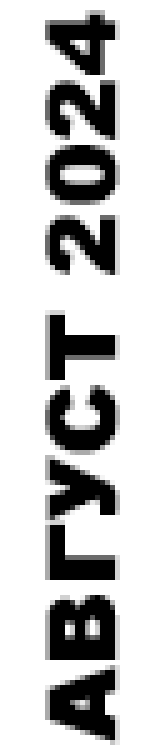
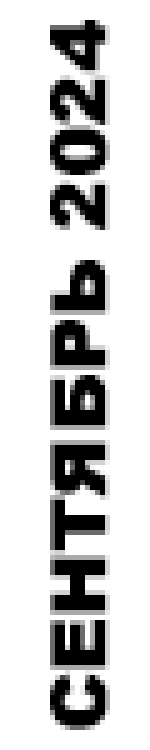
Two versions of the same layered image (150px x 750px). Layer-by-layer changes:
renamed "АВГУСТ 2024" to "СЕНТЯБРЬ 2024", painted on it over [45, 10, 120, 745]
